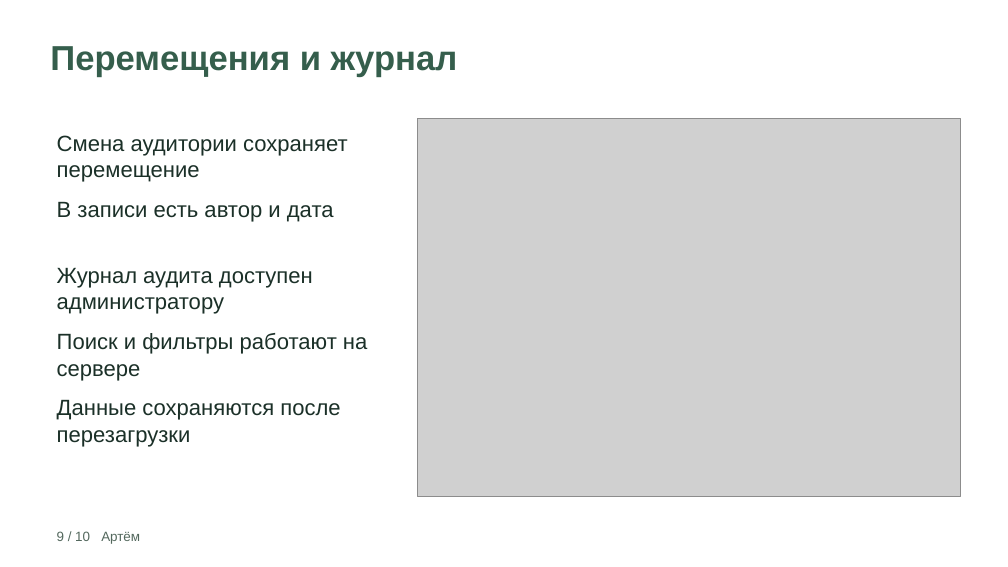
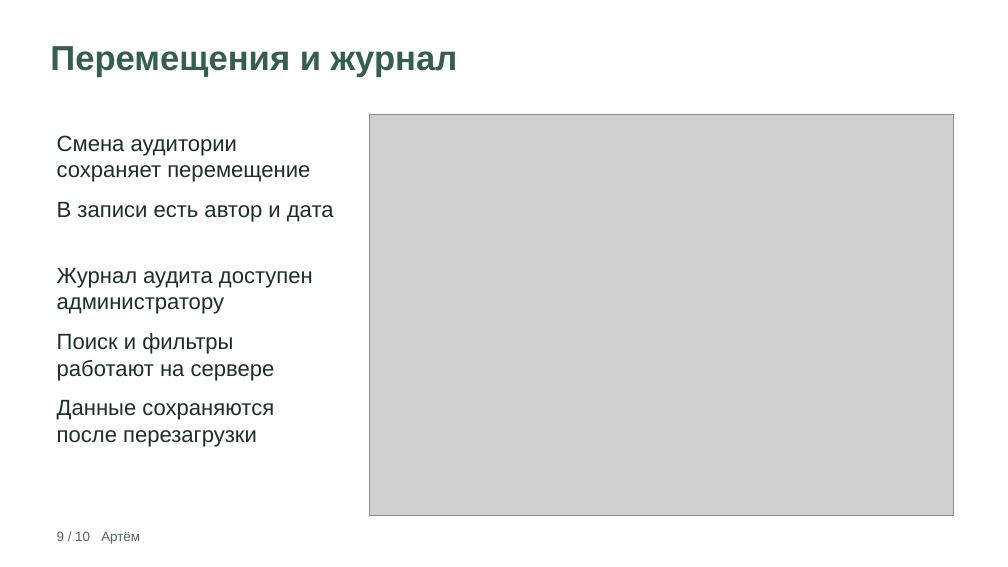
Before and after one commit to Samirrrrr123/college-inventory, a slide deck: slide 9 of docs/presentation.pptx. Drawn at 1008x567 pixels with LibreOffice and Linux fonts; fonts in the diff are those of the drawing; grey boxes stand for pictures. Boxes give left, top, right and bottom in pixels: in the first picture for what was removed or moved away, otherwise in the second. Text is boxed around its words. In the diff, an @@ line names an element or a change of style, - is before the commit and + after.

```diff
--- a/docs/presentation.pptx
+++ b/docs/presentation.pptx
@@ picture resized from (x1=417, y1=119, x2=960, y2=496) to (x1=369, y1=114, x2=954, y2=516) @@
@@ text "Смена аудитории сохраняет перемещение" rewrapped from (x1=57, y1=135, x2=348, y2=182) to (x1=57, y1=135, x2=310, y2=182) @@
@@ text "Поиск и фильтры работают на ..." rewrapped from (x1=57, y1=333, x2=367, y2=381) to (x1=57, y1=333, x2=275, y2=381) @@
@@ text "Данные сохраняются после перезагрузки" rewrapped from (x1=57, y1=400, x2=340, y2=447) to (x1=57, y1=400, x2=274, y2=447) @@
```
Also in this commit, not shown: 7 other slides changed, 4 other files.
